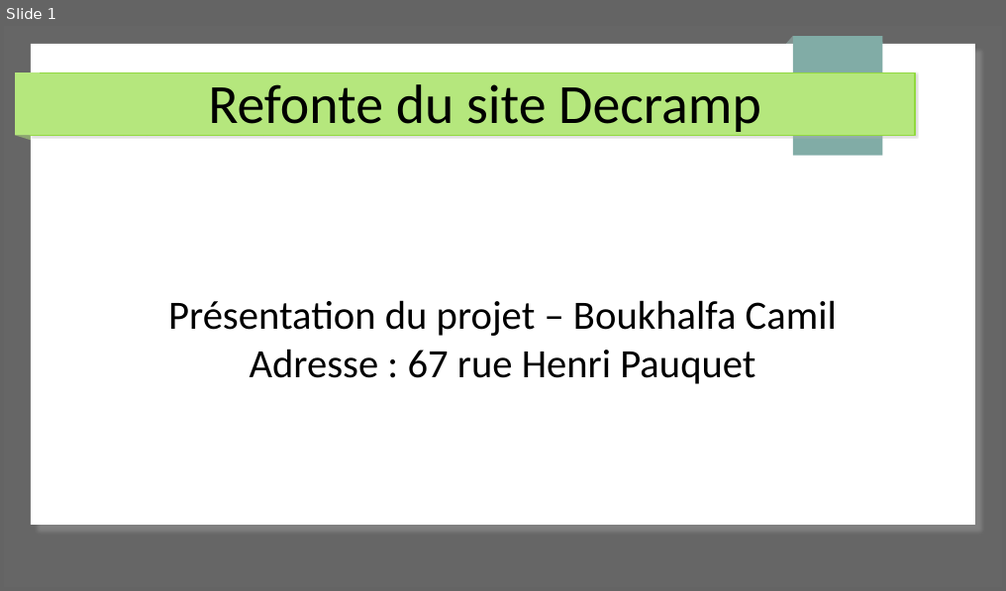
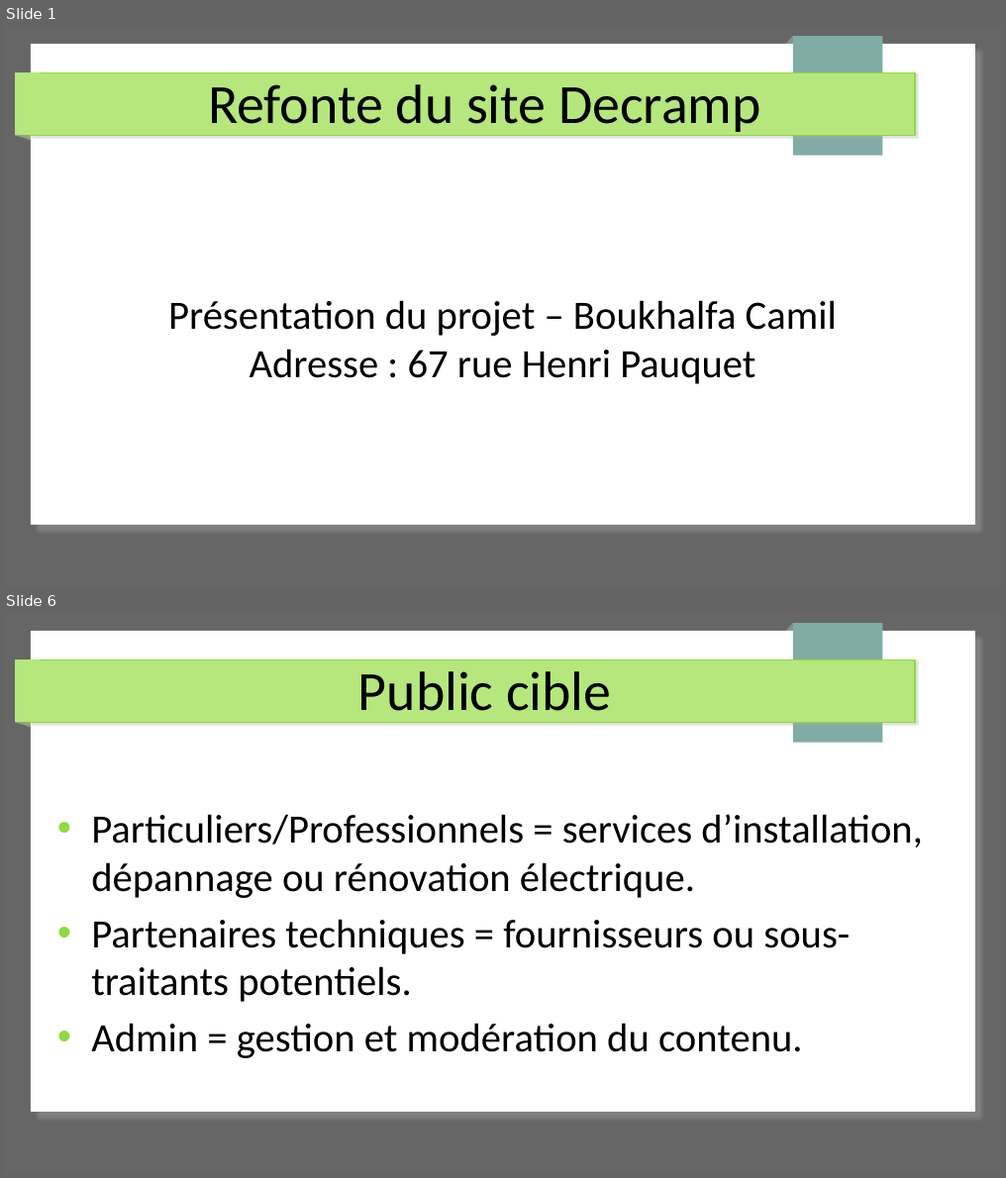
Before and after one commit to Cboukhal/project_exam, a slide deck: Document/projet_exam.odp. Shown one above the other, each under a label of ours: slide 1 before the commit, slides 1 and 6 after it; the slides between them are not shown. The pictures are 1006x591 and 1006x1178 pixels, drawn with LibreOffice and Linux fonts; fonts in the diff are those of the drawing. Boxes give left, top, right and bottom in pixels: in the first picture for what was removed or moved away, otherwise in the second. Text is boxed around its words. In the diff, an @@ line names an element or a change of style, - is before the commit and + after.

```diff
--- a/Document/projet_exam.odp
+++ b/Document/projet_exam.odp
@@ slide 6 added at [4,613,1002,1174], background #666666; not listed: 7 template elements that a slide beside it also shows @@
@@ title added at [358,671,611,724], 44 pt, text #000000 @@
+Public cible
@@ text added at [91,814,922,1059], 32 pt, text #000000 @@
+• Particuliers/Professionnels = services d’installation, dépannage ou rénovation électrique.
+• Partenaires techniques = fournisseurs ou sous-traitants potentiels.
+• Admin = gestion et modération du contenu.
```
Also in this commit, not shown: 4 slides changed, 15 other slides added, 2 other files.
